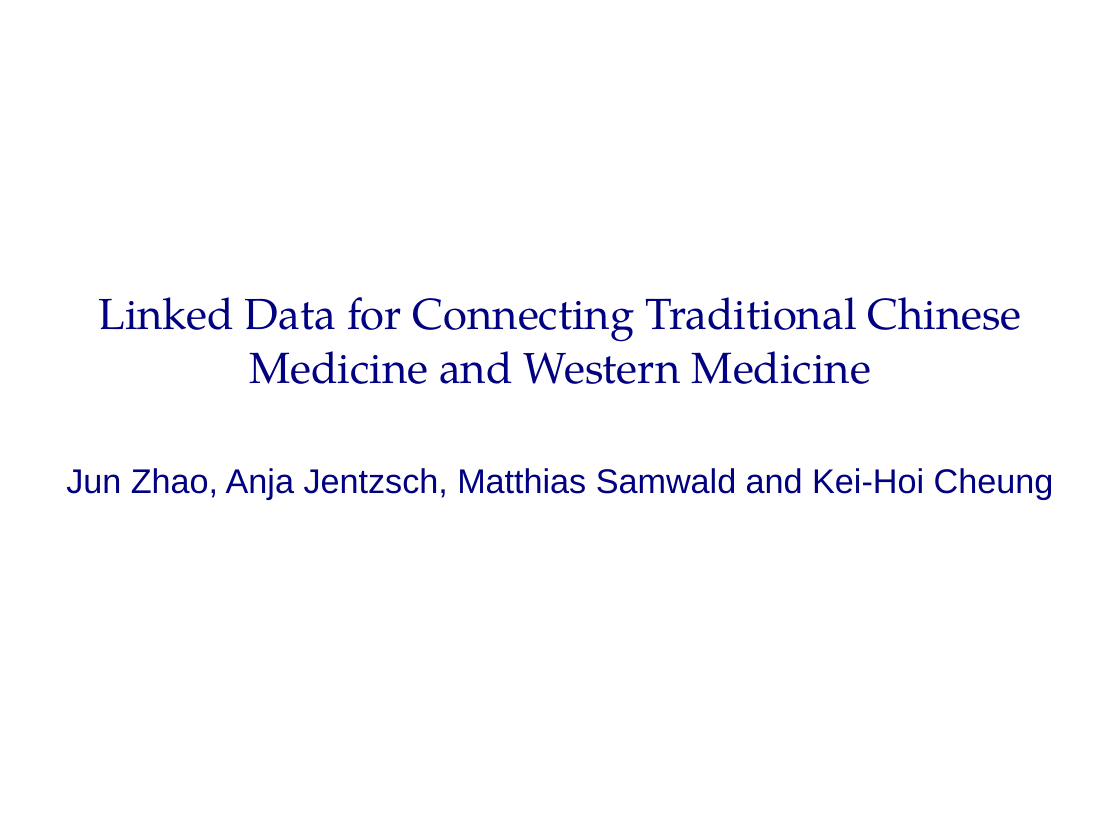
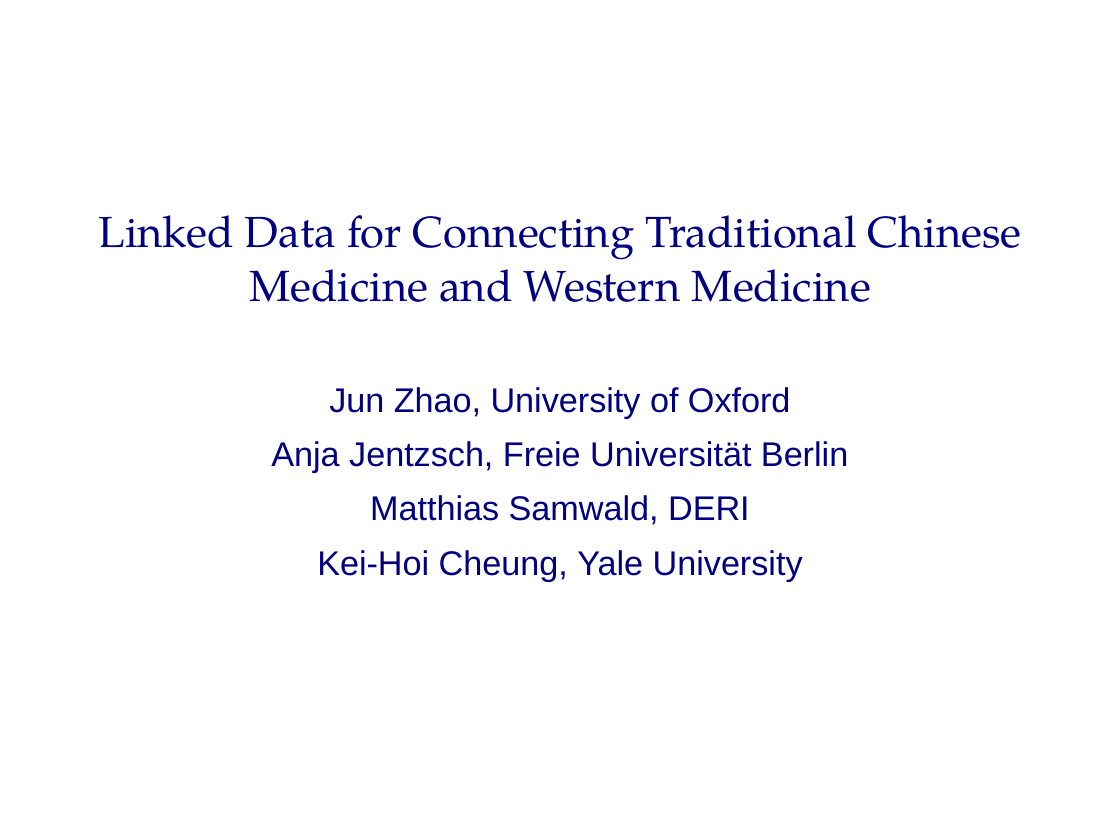
Before and after one commit to asanchez75/junsbriefcase, a slide deck: slide 1 of biordf2009_query_federation_case/dils09/demo.ppt. Drawn at 1120x840 pixels with LibreOffice and Linux fonts; fonts in the diff are those of the drawing. Boxes give left, top, right and bottom in pixels: in the first picture for what was removed or moved away, otherwise in the second. Text is boxed around its words. In the diff, an @@ line names an element or a change of style, - is before the commit and + after.

```diff
--- a/biordf2009_query_federation_case/dils09/demo.ppt
+++ b/biordf2009_query_federation_case/dils09/demo.ppt
@@ text at (271,387,848,581): text changed @@
-Jun Zhao, Anja Jentzsch, Matthias Samwald and Kei-Hoi Cheung
+Jun Zhao, University of Oxford
+Anja Jentzsch, Freie Universität Berlin
+Matthias Samwald, DERI
+Kei-Hoi Cheung, Yale University
```
Also in this commit, not shown: 3 other slides changed.
